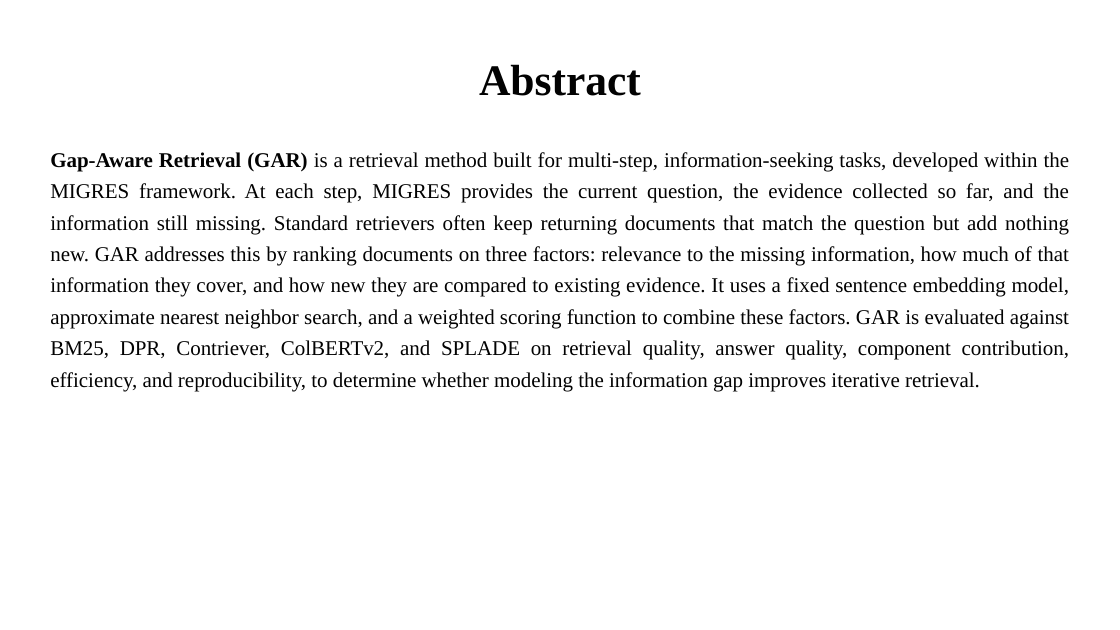
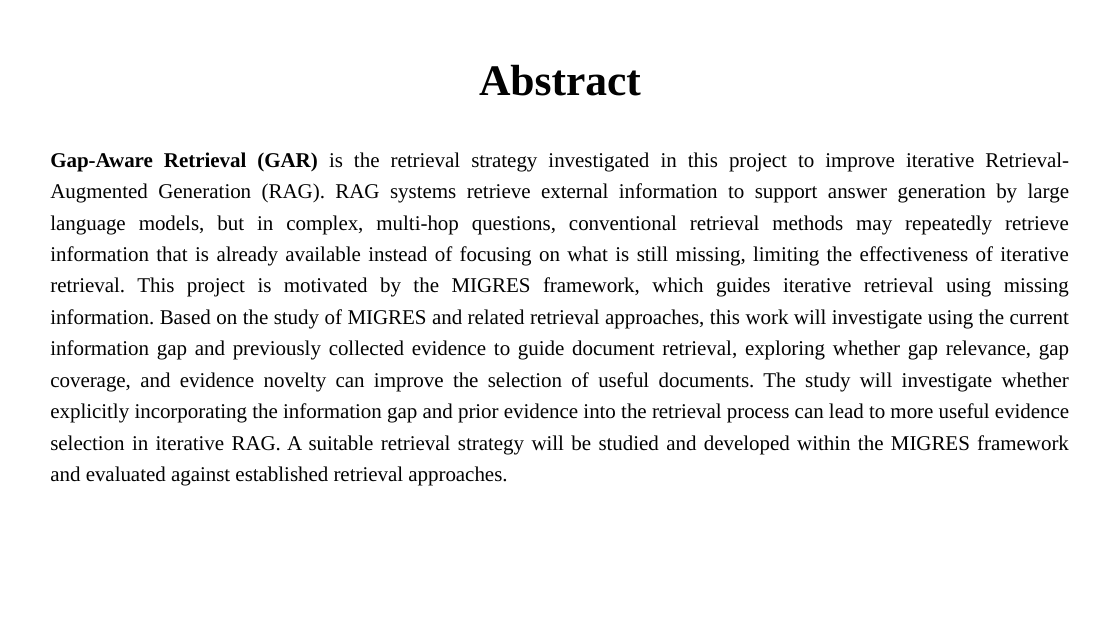
Before and after one commit to KunalDahal/State-Aware-Retrieval, a slide deck: slide 2 of Synopsis/ppt.pptx. Drawn at 1120x630 pixels with LibreOffice and Linux fonts; fonts in the diff are those of the drawing. Boxes give left, top, right and bottom in pixels: in the first picture for what was removed or moved away, otherwise in the second. Text is boxed around its words. In the diff, an @@ line names an element or a change of style, - is before the commit and + after.

```diff
--- a/Synopsis/ppt.pptx
+++ b/Synopsis/ppt.pptx
@@ text at (50,152,1069,486): text changed @@
-Gap-Aware Retrieval (GAR) is a retrieval method built for multi-step, information-seeking tasks, developed within the MIGRES framework. At each step, MIGRES provides the current question, the evidence collected so far, and the information still missing. Standard retrievers often keep returning documents that match the question but add nothing new. GAR addresses this by ranking documents on three factors: relevance to the missing information, how much of that information they cover, and how new they are compared to existing evidence. It uses a fixed sentence embedding model, approximate nearest neighbor search, and a weighted scoring function to combine these factors. GAR is evaluated against BM25, DPR, Contriever, ColBERTv2, and SPLADE on retrieval quality, answer quality, component contribution, efficiency, and reproducibility, to determine whether modeling the information gap improves iterative retrieval.
+Gap-Aware Retrieval (GAR) is the retrieval strategy investigated in this project to improve iterative Retrieval-Augmented Generation (RAG). RAG systems retrieve external information to support answer generation by large language models, but in complex, multi-hop questions, conventional retrieval methods may repeatedly retrieve information that is already available instead of focusing on what is still missing, limiting the effectiveness of iterative retrieval. This project is motivated by the MIGRES framework, which guides iterative retrieval using missing information. Based on the study of MIGRES and related retrieval approaches, this work will investigate using the current information gap and previously collected evidence to guide document retrieval, exploring whether gap relevance, gap coverage, and evidence novelty can improve the selection of useful documents. The study will investigate whether explicitly incorporating the information gap and prior evidence into the retrieval process can lead to more useful evidence selection in iterative RAG. A suitable retrieval strategy will be studied and developed within the MIGRES framework and evaluated against established retrieval approaches.
```
Also in this commit, not shown: 1 other slide changed, 2 other files.
